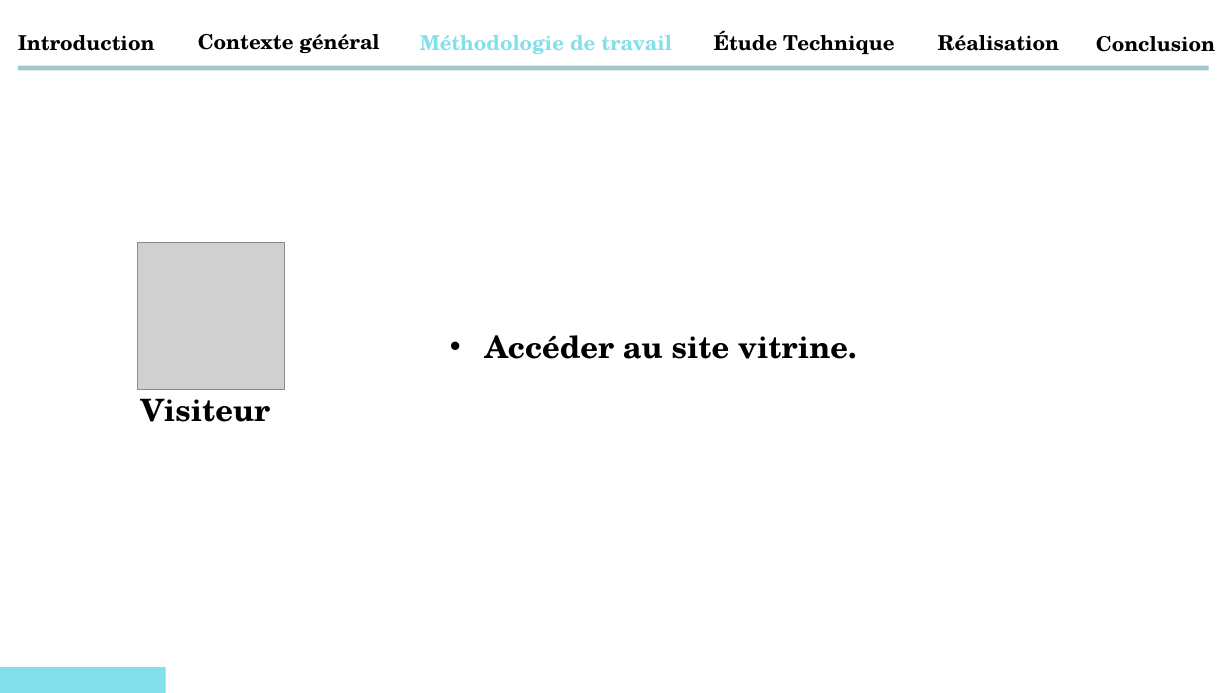
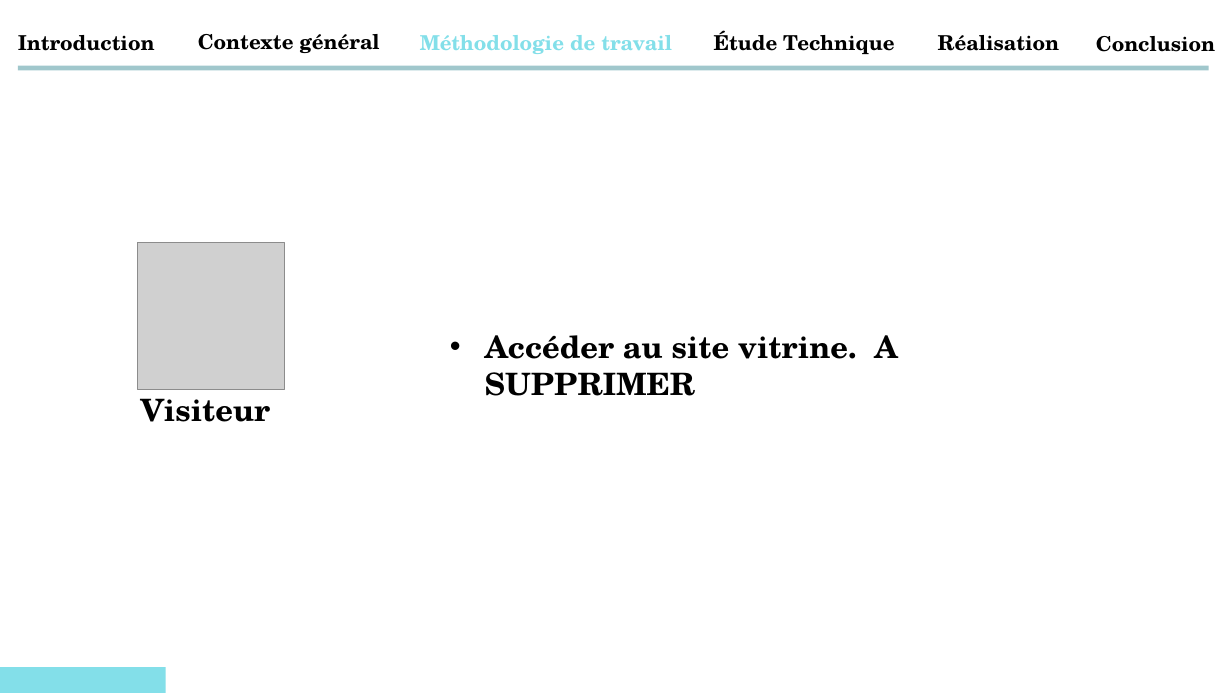
Before and after one commit to abdessamadtanafaat/AdminDashboard, a slide deck: slide 15 of PRESENTATION PFA/Presentatin PFA .pptx. Drawn at 1232x693 pixels with LibreOffice and Linux fonts; fonts in the diff are those of the drawing; grey boxes stand for pictures. Boxes give left, top, right and bottom in pixels: in the first picture for what was removed or moved away, otherwise in the second. Text is boxed around its words. In the diff, an @@ line names an element or a change of style, - is before the commit and + after.

```diff
--- a/PRESENTATION PFA/Presentatin PFA .pptx
+++ b/PRESENTATION PFA/Presentatin PFA .pptx
@@ text at [485, 335, 897, 396]: text changed @@
-• Accéder au site vitrine.
+• Accéder au site vitrine. A SUPPRIMER
```
Also in this commit, not shown: 3 other slides changed, 20 other files.
